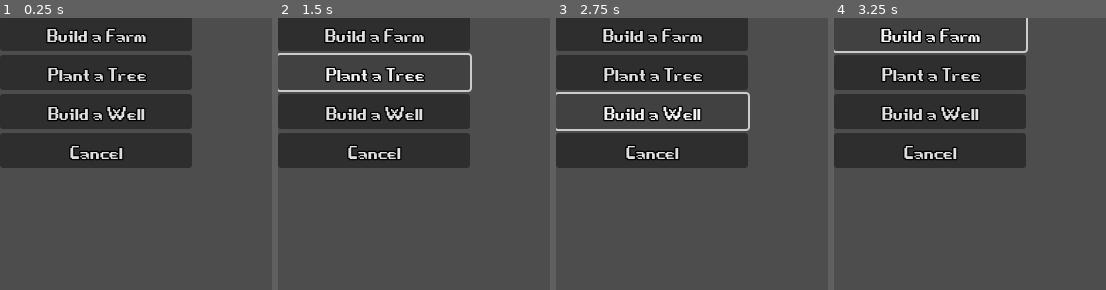
Above: before the commit, frames 1-4 (left to right).
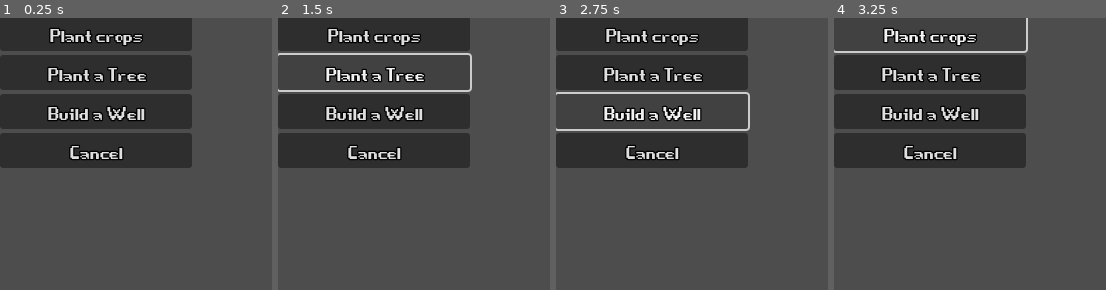
Above: after the commit, the same moments.

Repository: angeldustjdr/godot-wild-jam-2023
Game: Godot game, scene res://scene/BuildMenu.tscn
Same seed, same stepped clock (60 frames per second), same inputs: the game is played once before the commit and once after it. This scene is started directly instead of the project's main scene.
Inputs:
- Up to frame 1 (0.25 s): no input
- Up to frame 2 (1.5 s): click "Build a Farm" (after the commit: "Plant crops") at 0.5 s; click "Plant a Tree" at 1.25 s
- Up to frame 3 (2.75 s): click "Build a Well" at 2 s
- Up to frame 4 (3.25 s): click "Build a Farm" (after the commit: "Plant crops") at 2.75 s
The pictures show only the part of the screen within x 0-50%, y 0-50%; the shares and areas given below are measured in that part.

The runs differ from the first frame. In frame 1, 1.1% of the frame differs, in the area x 16-55%, y 3-11%; in frame 2, 1.1%; in frame 3, 1.1%; in frame 4, 1.1%.
Error in both runs: Invalid access to property or key 'selected' on a base object of type 'Window'. (res://script/BuildMenu.gd:11)

Commit message:
tooltip update

Diff:
--- a/scene/BuildMenu.tscn
+++ b/scene/BuildMenu.tscn
@@ -17,17 +17,14 @@
 
 [node name="FarmButton" type="Button" parent="."]
 layout_mode = 2
-tooltip_text = "+1 Food"
-text = "Build a Farm"
+text = "Plant crops"
 
 [node name="TreeButton" type="Button" parent="."]
 layout_mode = 2
-tooltip_text = "+1 O2"
 text = "Plant a Tree"
 
 [node name="WellButton" type="Button" parent="."]
 layout_mode = 2
-tooltip_text = "+1 Water"
 text = "Build a Well"
 
 [node name="Cancel" type="Button" parent="."]
--- a/scene/Farm.tscn
+++ b/scene/Farm.tscn
@@ -16,7 +16,7 @@
 
 [node name="Farm" instance=ExtResource("1_4fp6f")]
 script = ExtResource("2_m277t")
-description = "A little Farm"
+description = "Some growing crops."
 playIdle = false
 base_stat = {
 "FOOD": 1,
